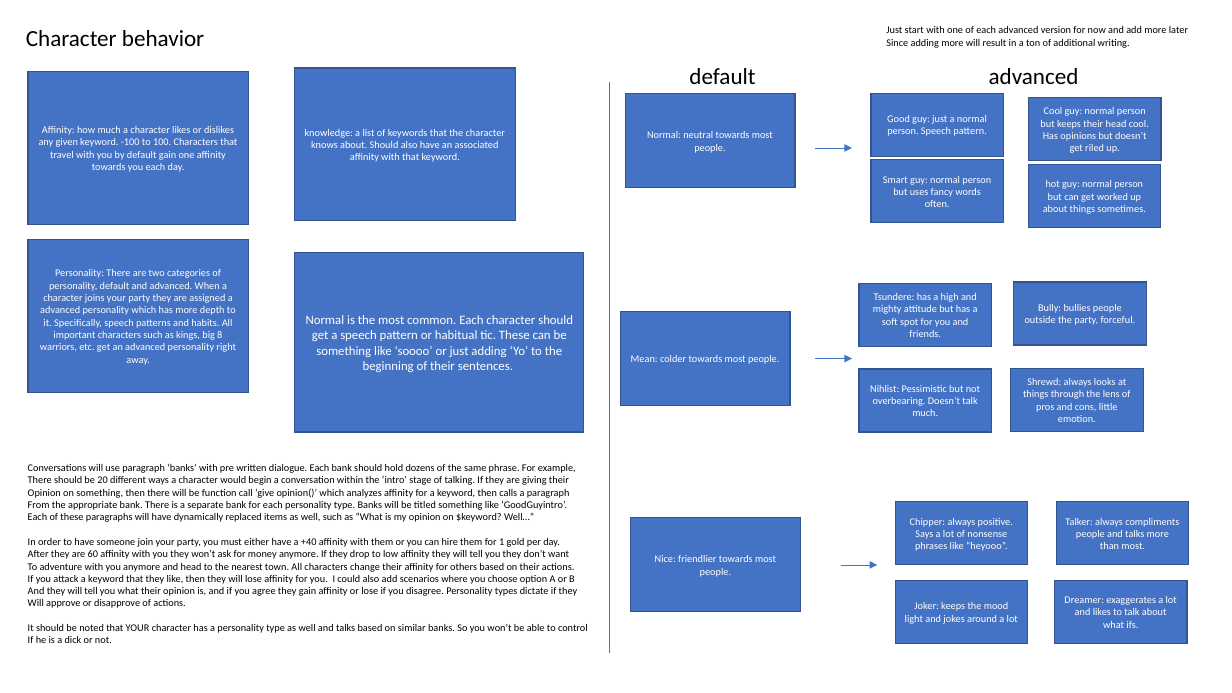
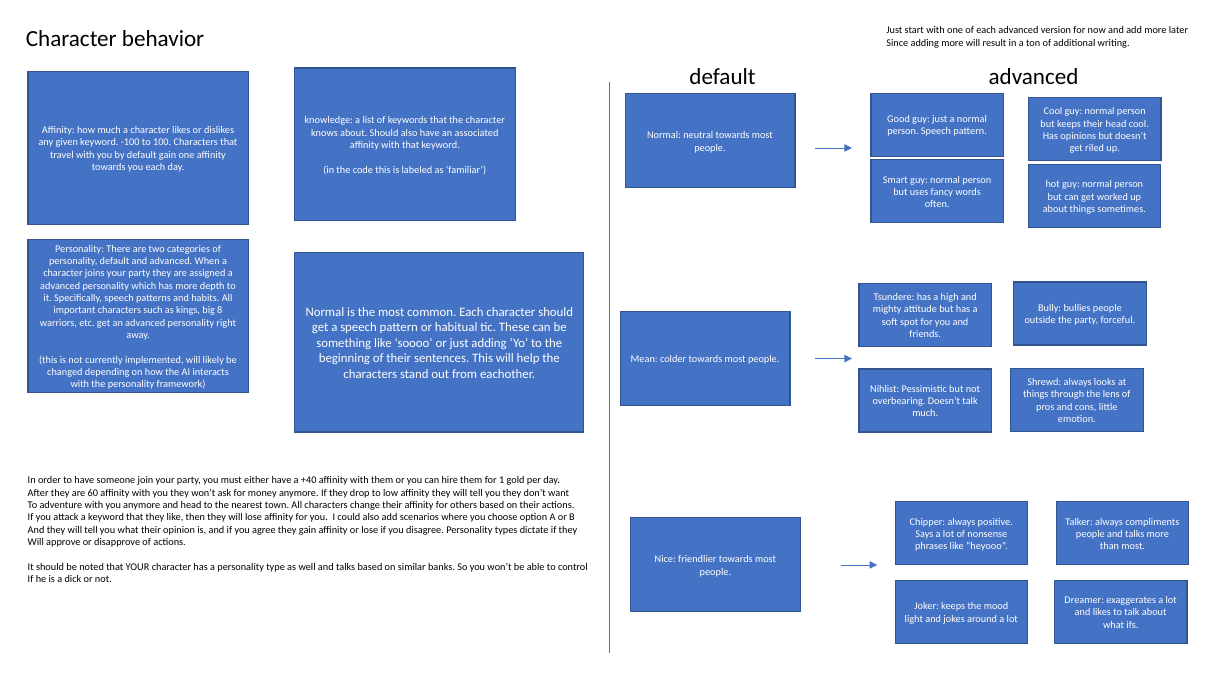
Before and after one commit to FiscalClifford/Journey, a slide deck: slide 3 of plans/Presentation1.pptx (slide 2 before the commit). Drawn at 1232x693 pixels with LibreOffice and Linux fonts; fonts in the diff are those of the drawing. Boxes give left, top, right and bottom in pixels: in the first picture for what was removed or moved away, otherwise in the second. Text is boxed around its words. In the diff, an @@ line names an element or a change of style, - is before the commit and + after.

Commit message:
documentation
added a couple things for my buddy who will be helping (hopefully)

```diff
--- a/plans/Presentation1.pptx
+++ b/plans/Presentation1.pptx
@@ text in rectangle at [323, 165, 486, 174]: paragraph added @@
+(in the code this is labeled as ‘familiar’)
@@ text in rectangle at [306, 307, 573, 378]: text changed @@
-Normal is the most common. Each character should get a speech pattern or habitual tic. These can be something like ‘soooo’ or just adding ‘Yo’ to the beginning of their sentences.
+Normal is the most common. Each character should get a speech pattern or habitual tic. These can be something like ‘soooo’ or just adding ‘Yo’ to the beginning of their sentences. This will help the characters stand out from eachother.
@@ text in rectangle at [39, 356, 237, 389]: paragraph added @@
+(this is not currently implemented, will likely be changed depending on how the AI interacts with the personality framework)
@@ text at [28, 464, 576, 522]: paragraphs removed @@
-Conversations will use paragraph ‘banks’ with pre written dialogue. Each bank should hold dozens of the same phrase. For example,
-There should be 20 different ways a character would begin a conversation within the ‘intro’ stage of talking. If they are giving their
-Opinion on something, then there will be function call ‘give opinion()’ which analyzes affinity for a keyword, then calls a paragraph
-From the appropriate bank. There is a separate bank for each personality type. Banks will be titled something like ‘GoodGuyintro’.
-Each of these paragraphs will have dynamically replaced items as well, such as “What is my opinion on $keyword? Well…”
```
Also in this commit, not shown: 3 other slides changed, 1 slide added, 4 other files.
